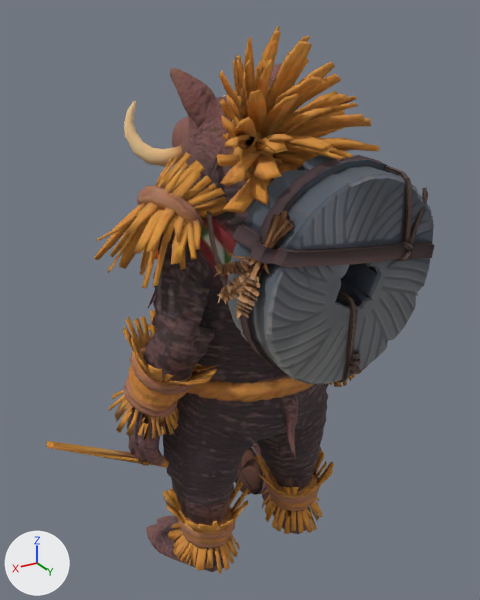
A saved change to the glTF model assets/heroes/vintner@wicker.glb.
Both versions are drawn from a 50 mm lens placed at (1.221, 1.981, 2.138), pointed at (-0.007, -0.066, 1.114). Every picture has the same lights, and +X, +Y and +Z are marked at lower left. The first picture is the older version. Vertices at exactly the same position are counted once.

Script lines for the objects in view, before the commit:
```python
me_tripo_mesh_0bc2f03f_916f_4c50_a935_e5a4eb0a4792 = bpy.data.meshes.new('tripo_mesh_0bc2f03f-916f-4c50-a935-e5a4eb0a4792')
me_tripo_mesh_0bc2f03f_916f_4c50_a935_e5a4eb0a4792.from_pydata(...)  # 1449 vertices, 2843 faces; spans x -0.363..0.359, y 0.018..0.602, z 1.033..1.773
me_tripo_mesh_0bc2f03f_916f_4c50_a935_e5a4eb0a4792.materials.append(mat_vintner_backanvil_skin)
me_tripo_mesh_6a87c9e9_00c4_46f8_b463_026eb40de094 = bpy.data.meshes.new('tripo_mesh_6a87c9e9-00c4-46f8-b463-026eb40de094')
me_tripo_mesh_6a87c9e9_00c4_46f8_b463_026eb40de094.from_pydata(...)  # 1778 vertices, 2400 faces; spans x -0.638..-0.21, y -0.587..0.101, z -0.184..0.927
me_tripo_mesh_6a87c9e9_00c4_46f8_b463_026eb40de094.materials.append(mat_vintner_anvil_skin)
me_vintner = bpy.data.meshes.new('vintner')
me_vintner.from_pydata(...)  # 9910 vertices, 18598 faces; spans x -0.77..0.77, y -0.53..0.53, z 0.0..2.1
# faces by material slot: [18521, 77]
me_vintner.materials.append(mat_vintner_skin)
me_vintner.materials.append(mat_team_vintner)
ob_vintner = bpy.data.objects.new('vintner', me_vintner)
ob_vintner.location = (0.0, 0.0, 0.0)
ob_vintner_anvil = bpy.data.objects.new('vintner_anvil', me_tripo_mesh_6a87c9e9_00c4_46f8_b463_026eb40de094)
ob_vintner_anvil.location = (0.0, 0.0, 0.0)
ob_vintner_backanvil = bpy.data.objects.new('vintner_backanvil', me_tripo_mesh_0bc2f03f_916f_4c50_a935_e5a4eb0a4792)
ob_vintner_backanvil.location = (0.0, 0.0, 0.0)
```
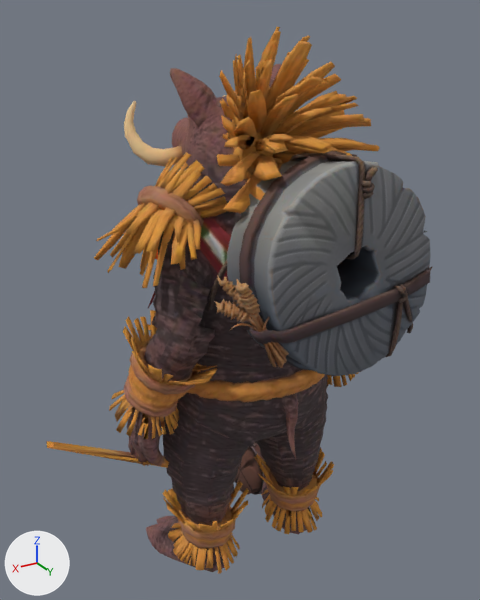
Patch to the scene script:
```diff
--- a/assets/heroes/vintner@wicker.glb.py
+++ b/assets/heroes/vintner@wicker.glb.py
@@ me_tripo_mesh_0bc2f03f_916f_4c50_a935_e5a4eb0a4792 @@
 # used by ob_vintner_backanvil; location = (0.0, 0.0, 0.0)
-me_tripo_mesh_0bc2f03f_916f_4c50_a935_e5a4eb0a4792.from_pydata(...)  # 1449 vertices, 2843 faces; spans x -0.363..0.359, y 0.018..0.602, z 1.033..1.773
+me_tripo_mesh_0bc2f03f_916f_4c50_a935_e5a4eb0a4792.from_pydata(...)  # 1449 vertices, 2843 faces; spans x -0.363..0.359, y 0.018..0.602, z 1.027..1.767
+# me_tripo_mesh_0bc2f03f_916f_4c50_a935_e5a4eb0a4792 part 1: the whole mesh is mirrored in z about its middle, then moved by (0.0, 0.0, -0.005)
 me_tripo_mesh_0bc2f03f_916f_4c50_a935_e5a4eb0a4792.materials.append(mat_vintner_backanvil_skin)
```

Changed parts and their boxes [x1, y1, x2, y2] in the pictures (480 x 600 px):
'vintner_backanvil', mirrored
    before: [206, 153, 435, 384]
    after: [209, 151, 433, 376]
